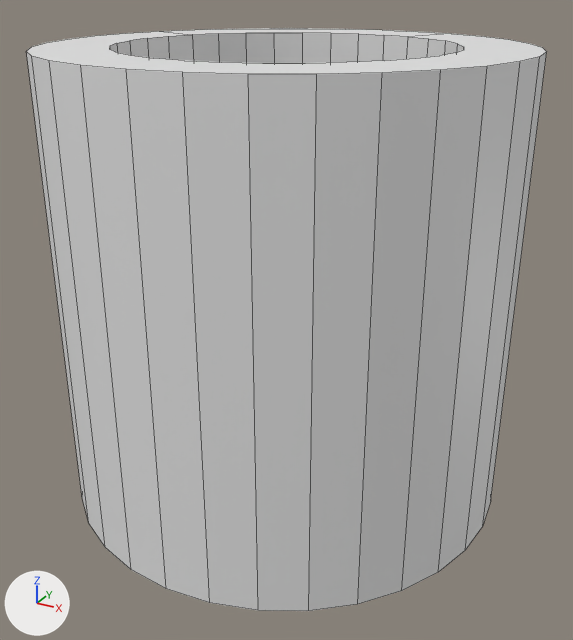
Two versions of the Blender file Assets/Models/C1/Cabin/hollowed_cylinder.blend, one commit apart.
Camera for both pictures: a 50 mm camera at (1.62, -2.95, 1.27) aimed at (0.04, -0.07, -0.17). Every picture has the same lights, and +X, +Y and +Z are marked at lower left. Mesh edges are drawn as thin lines.

The older version as bpy lines, for what is in view:
```python
me_cylinder = bpy.data.meshes.new('Cylinder')
me_cylinder.from_pydata(...)  # a 32-sided cylinder along z spanning x -1.0..1.0, y -1.0..1.0, z -1.0..1.0
me_cylinder_001 = bpy.data.meshes.new('Cylinder.001')
me_cylinder_001.from_pydata(...)  # a 32-sided cylinder along z spanning x -0.7..0.7, y -0.7..0.7, z -1.2..1.2
ob_cylinder = bpy.data.objects.new('Cylinder', me_cylinder)
ob_cylinder.location = (0.0, 0.0, 0.0)
_m = ob_cylinder.modifiers.new('Boolean', 'BOOLEAN')
_m.object = ob_inner_cylinder
ob_inner_cylinder = bpy.data.objects.new('Inner Cylinder', me_cylinder_001)
ob_inner_cylinder.location = (0.0, 0.0, 0.0)
```
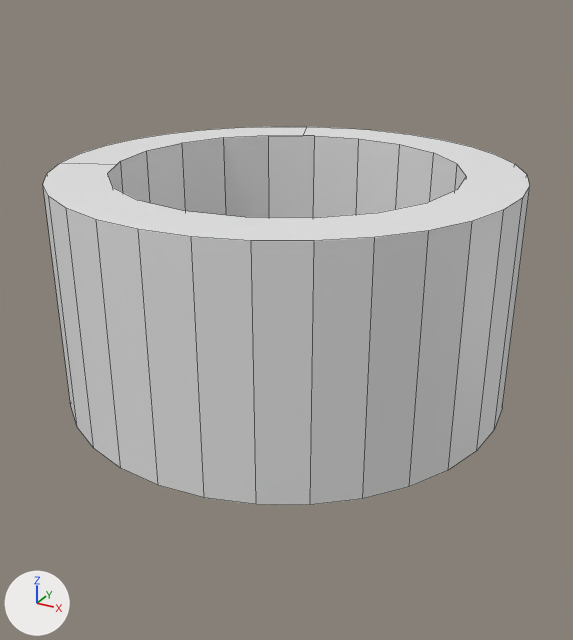
Commit message: edit: surface amount of model "hollowed_cylinder"

ob_inner_cylinder is not drawn itself; it is used by a modifier of ob_cylinder.

What the commit changed:
me_cylinder has 64 vertices, 34 faces and spans x -1.0..1.0, y -1.0..1.0, z -1.0..1.0.
me_cylinder is used by ob_cylinder; location (0.0, 0.0, 0.0).
me_cylinder part 1: the whole mesh is scaled about its middle by (1, 1, 0.5).
me_cylinder_001 is used by ob_inner_cylinder; location (0.0, 0.0, 0.0).
me_cylinder_001 had 64 vertices, 34 faces and spanned x -0.7..0.7, y -0.7..0.7, z -1.2..1.2.
me_cylinder_001 now has 40 vertices, 22 faces and spans x -1.0..1.0, y -1.0..1.0, z -1.0..1.0.
me_cylinder_001 part 2: the whole mesh is rebuilt.
Object 'Inner Cylinder' (ob_inner_cylinder) is rescaled from (1.0, 1.0, 1.0) to (0.75, 0.75, 1.0).

Boxes [x1, y1, x2, y2] around the edits, measured in the pictures (573 x 640 px):
'Cylinder', mesh rescaled, reshaped (7% narrower, 35% shorter): before [26, 28, 547, 611]; after [43, 127, 530, 505]
part 2 of me_cylinder_001, cut back: before [109, 32, 464, 63]; after [107, 135, 466, 218]
